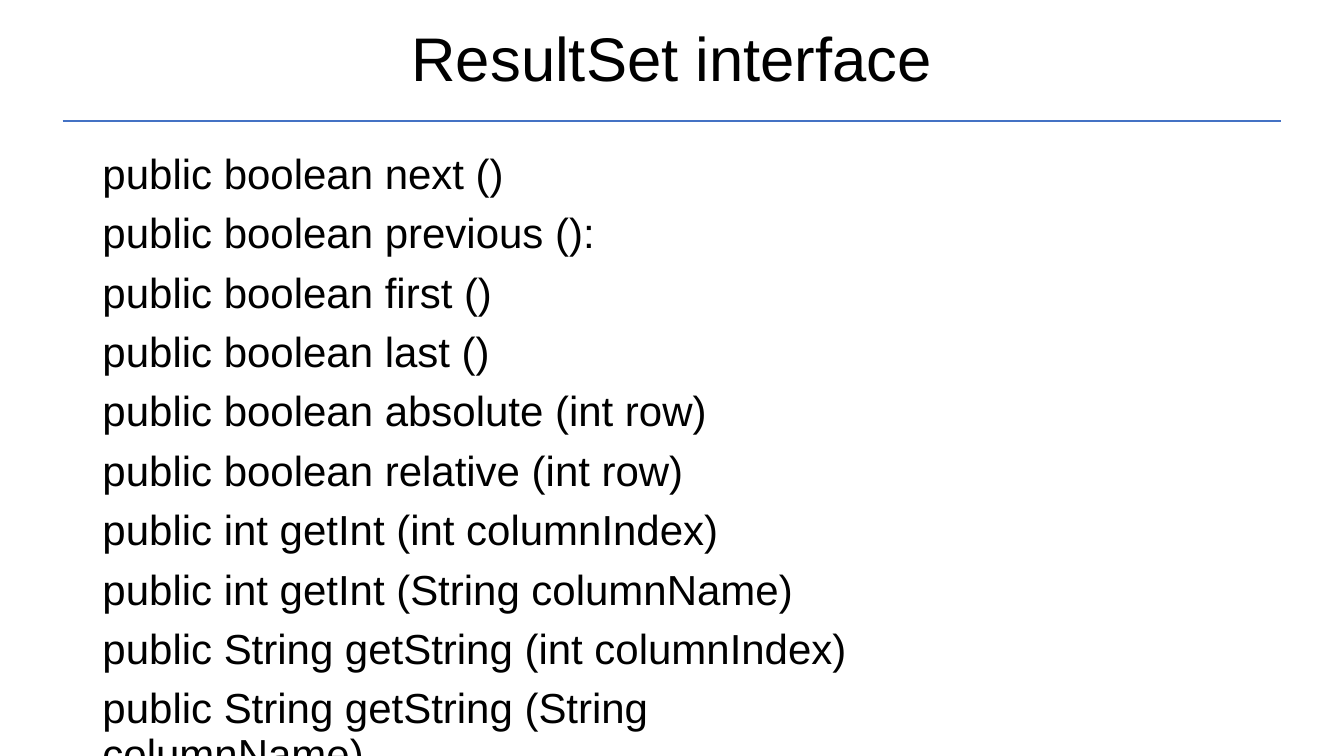
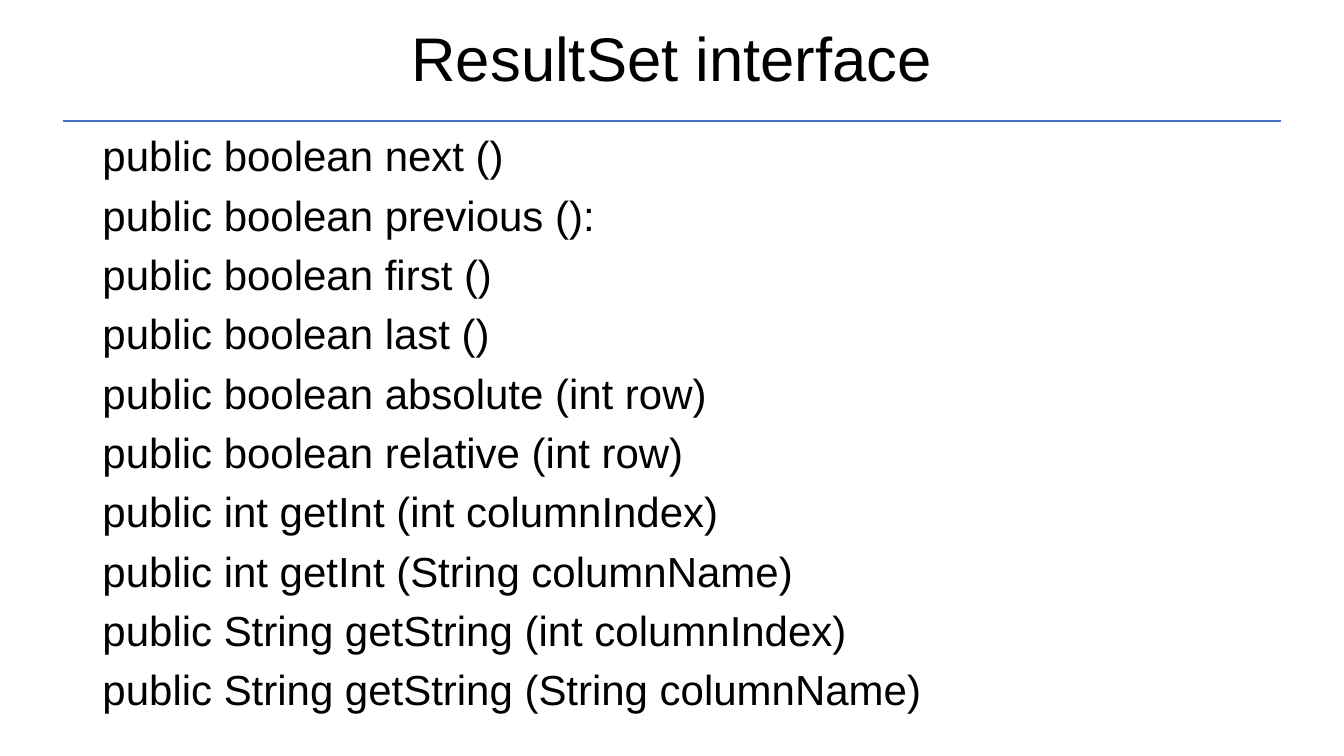
Before and after one commit to Garnik94/Levelup_presentations, a slide deck: slide 8 of JDBC/JDBC_Presentation.pptx. Drawn at 1344x756 pixels with LibreOffice and Linux fonts; fonts in the diff are those of the drawing. Boxes give left, top, right and bottom in pixels: in the first picture for what was removed or moved away, otherwise in the second. Text is boxed around its words. In the diff, an @@ line names an element or a change of style, - is before the commit and + after.

```diff
--- a/JDBC/JDBC_Presentation.pptx
+++ b/JDBC/JDBC_Presentation.pptx
@@ text "public boolean next ()" rewrapped from [102,158,846,732] to [102,140,921,714] @@
```
Also in this commit, not shown: 2 other files.
